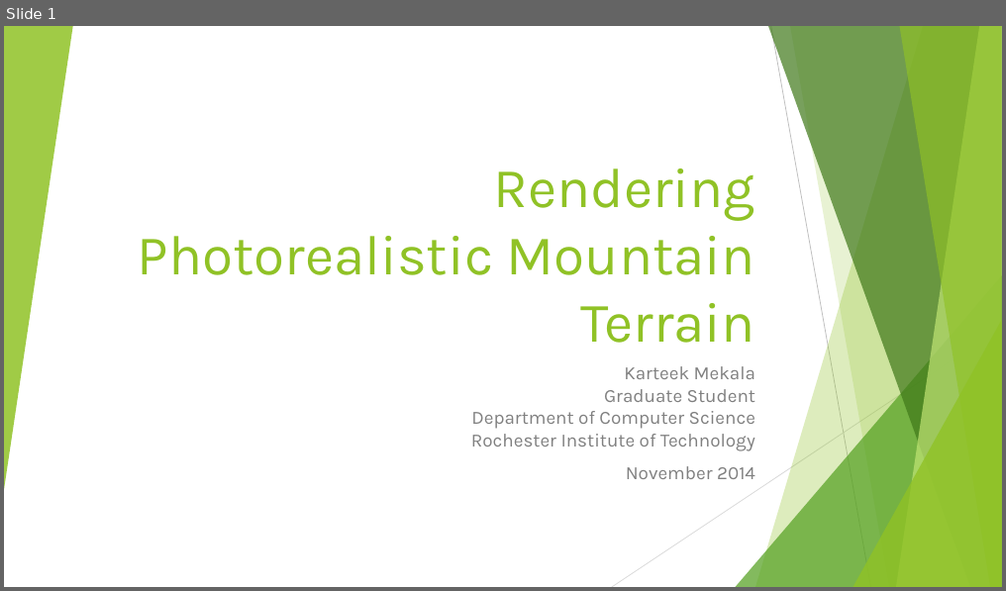
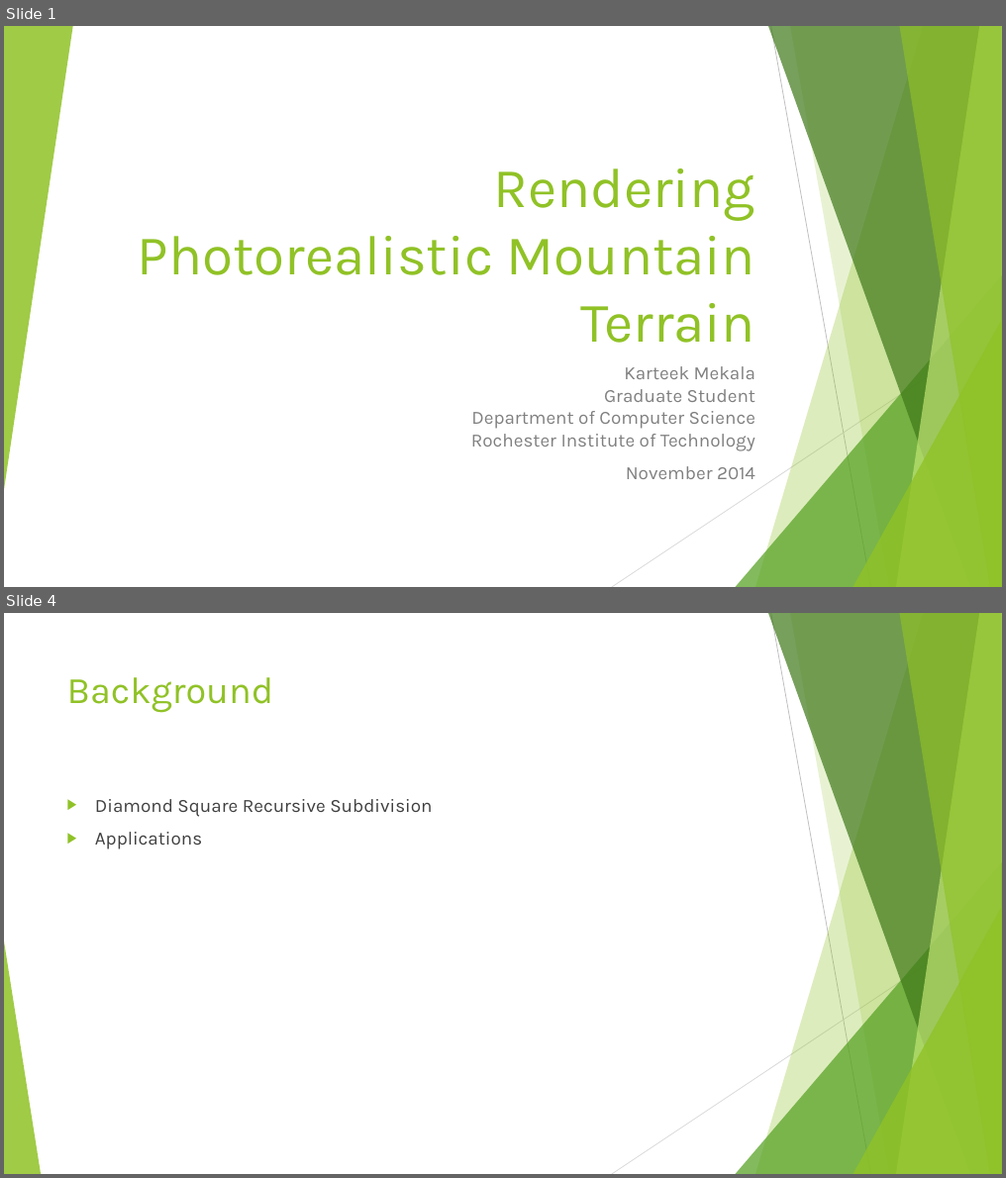
Before and after one commit to KarteekKumarM/MountainTerrain, a slide deck: docs/Presentation.pptx. Shown one above the other, each under a label of ours: slide 1 before the commit, slides 1 and 4 after it; the slides between them are not shown. The pictures are 1006x591 and 1006x1178 pixels, drawn with LibreOffice and Linux fonts; fonts in the diff are those of the drawing. Boxes give left, top, right and bottom in pixels: in the first picture for what was removed or moved away, otherwise in the second. Text is boxed around its words. In the diff, an @@ line names an element or a change of style, - is before the commit and + after.

```diff
--- a/docs/Presentation.pptx
+++ b/docs/Presentation.pptx
@@ slide 4 added at (x1=4, y1=613, x2=1002, y2=1174), background #FFFFFF; not listed: 9 template elements that a slide beside it also shows @@
@@ title added at (x1=67, y1=677, x2=274, y2=713), 36 pt, text #90C226 @@
+Background
@@ text added at (x1=95, y1=799, x2=432, y2=850), 18 pt, text #404040 @@
+▶ Diamond Square Recursive Subdivision
+▶ Applications
@@ triangle added at (x1=4, y1=942, x2=41, y2=1174), fill #90C226 at 85% opacity @@
```
Also in this commit, not shown: 3 slides changed, 12 other slides added, 5 slides removed, 4 other files.
